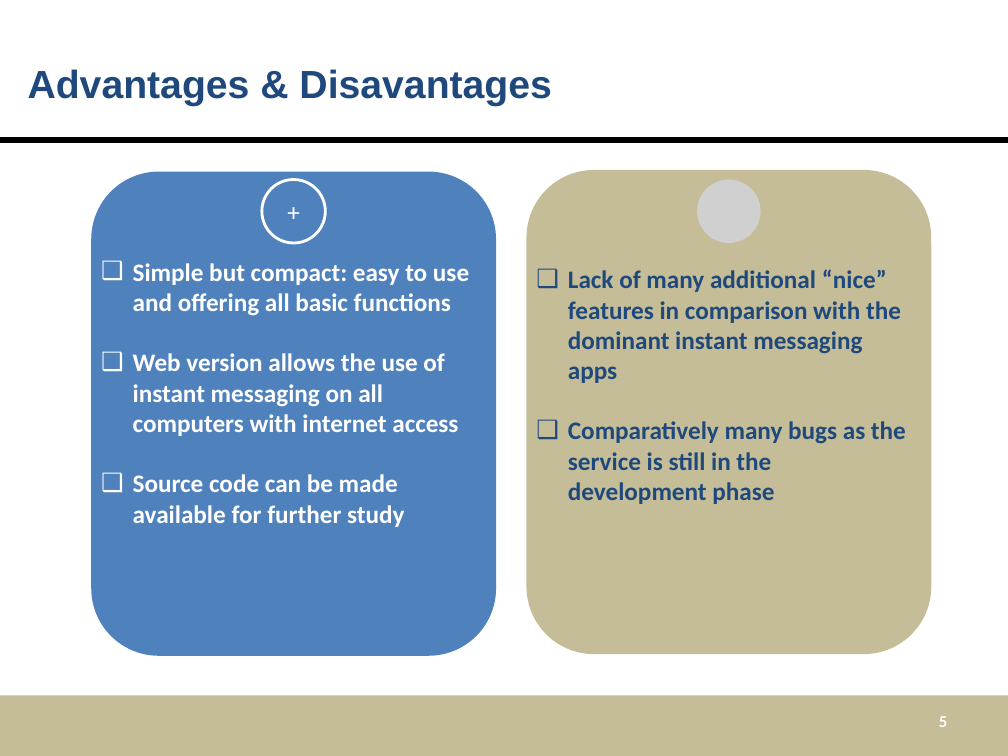
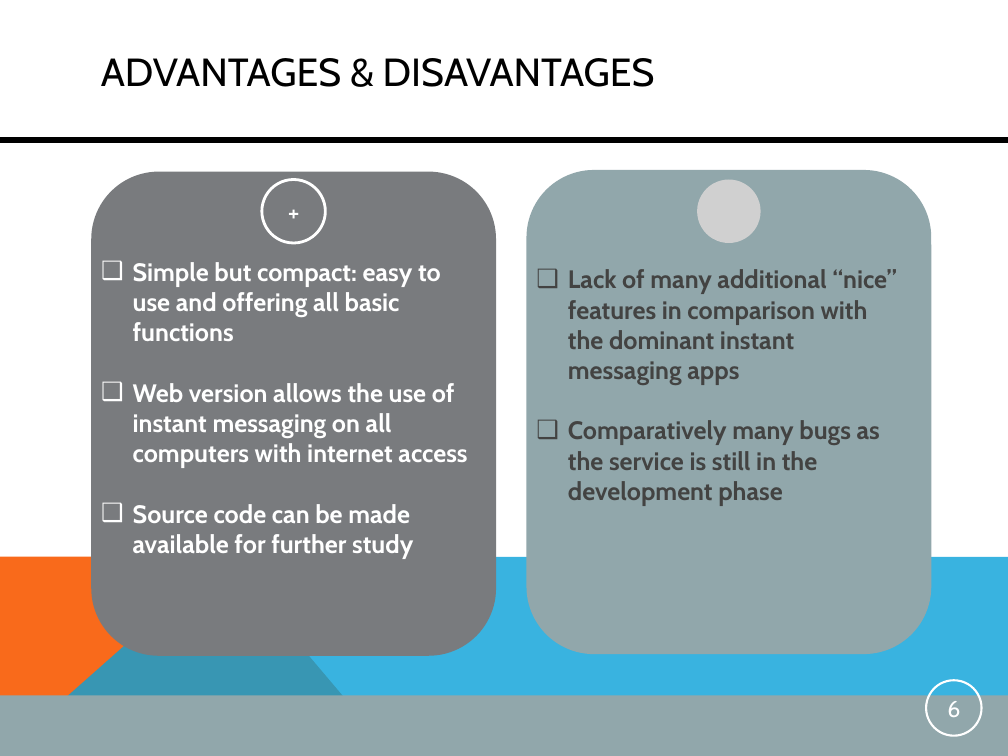
Before and after one commit to mdger/UGNM_Instantmessaging, a slide deck: slide 6 of UGNM_Instantmessaging/doc/PresentationIM.pptx (slide 5 before the commit). Drawn at 1008x756 pixels with LibreOffice and Linux fonts; fonts in the diff are those of the drawing; grey boxes stand for pictures. Boxes give left, top, right and bottom in pixels: in the first picture for what was removed or moved away, otherwise in the second. Text is boxed around its words. In the diff, an @@ line names an element or a change of style, - is before the commit and + after.

Commit message:
Presentation

```diff
--- a/UGNM_Instantmessaging/doc/PresentationIM.pptx
+++ b/UGNM_Instantmessaging/doc/PresentationIM.pptx
@@ title at bbox=[101, 58, 655, 87]: text changed; font Arial to Cabin; text colour #1F497D to #000000; bold off @@
-Advantages & Disavantages
+ADVANTAGES & DISAVANTAGES
@@ rounded rectangle at bbox=[92, 171, 497, 655]: fill #4F81BD to #797B7E @@
@@ ellipse "+" at bbox=[262, 179, 326, 243]: font Calibri to Cabin; fill #4F81BD to #797B7E @@
@@ rounded rectangle at bbox=[526, 170, 931, 654]: fill #C4BD97 to #91A7AB @@
@@ text "Simple but compact: easy to ..." at bbox=[133, 262, 467, 559]: font Calibri to Cabin @@
@@ text "Lack of many additional “nice” ..." at bbox=[568, 269, 897, 506]: font Calibri to Cabin, text colour #1F497D to #434342 @@
@@ freeform shape added at bbox=[0, 556, 394, 756], fill #F96A1B @@
@@ freeform shape added at bbox=[0, 556, 1008, 756], fill #08A1D9 at 80% opacity @@
@@ page number added at bbox=[926, 680, 982, 736], outline #FFFFFF 1.5 pt, 16.5 pt, text #FFFFFF @@
+6
@@ rectangle at bbox=[0, 696, 1008, 756]: fill #C4BD97 to #91A7AB @@
@@ page number removed at bbox=[939, 716, 947, 727] @@
-5
```
Also in this commit, not shown: 6 other slides changed, 1 slide added.
